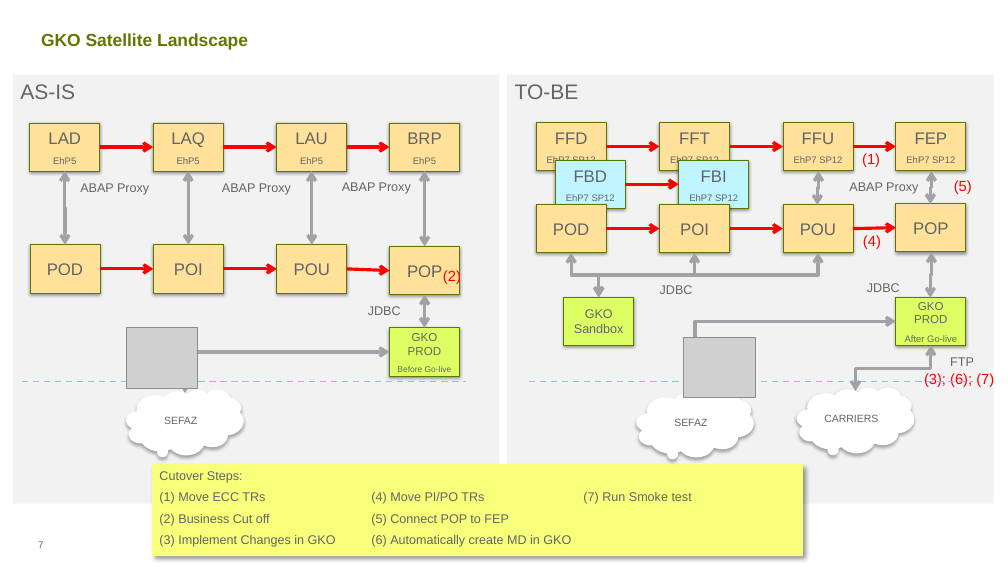
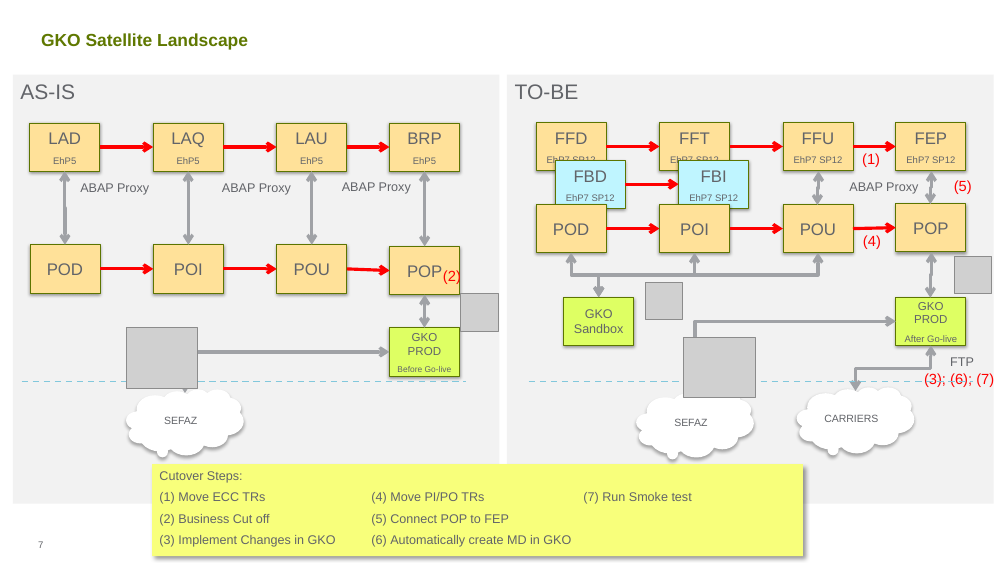
Before and after one commit to ldaher/syngenta-appmap, a slide deck: slide 7 of Satellite Status Report 20161107 vGC.PPTX. Drawn at 1008x567 pixels with LibreOffice and Linux fonts; fonts in the diff are those of the drawing; grey boxes stand for pictures; background and template pictures are left out. Boxes give left, top, right and bottom in pixels: in the first picture for what was removed or moved away, otherwise in the second. Text is boxed around its words. In the diff, an @@ line names an element or a change of style, - is before the commit and + after.

```diff
--- a/Satellite Status Report 20161107 vGC.PPTX
+++ b/Satellite Status Report 20161107 vGC.PPTX
@@ picture added at [954,256,991,293] @@
@@ picture added at [461,294,498,331] @@
@@ picture added at [646,282,683,319] @@
@@ text removed at [660,285,693,294] @@
-JDBC
@@ text removed at [867,283,900,292] @@
-JDBC
@@ text removed at [368,306,401,315] @@
-JDBC
```
Also in this commit, not shown: 2 other slides changed, 6 other files.
